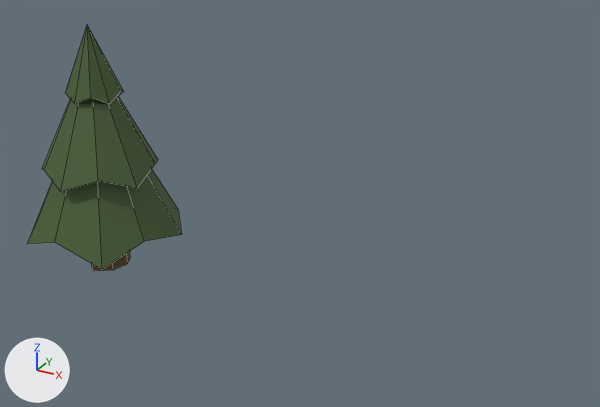
One commit to the FBX model Assets/assets/Modèles 3D/arbres/sapin.fbx: the scene before it, then after it.
Rendered twice from a camera (50 mm lens) standing at (62.3, -27.1, 17.7) and looking at (47.4, 0.0, 4.1). Every picture has the same lights, and +X, +Y and +Z are marked at lower left. Mesh edges are drawn as thin lines.

Before the edit, the objects in view are built like this:
```python
me_cube_004 = bpy.data.meshes.new('Cube.004')
me_cube_004.from_pydata(...)  # 50 vertices, 46 faces; spans x -5.2..5.3, y -5.1..5.6, z -0.1..17.3
# faces by material slot: [13, 33]
me_cube_004.materials.append(mat_matériau_001)  # brown #674f35
me_cube_004.materials.append(mat_matériau_003)  # dark green #455c31
ob_cube = bpy.data.objects.new('Cube', me_cube_004)
ob_cube.location = (37.03, -0.14, -0.98)
ob_cube.scale = (0.656, 0.656, 0.656)
```
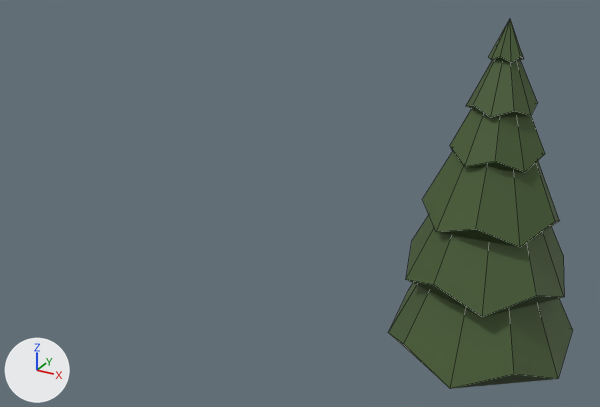
Edits to the scene script, one JSON object a line:
```json
{"block": "me_cube_004", "where": "# used by ob_cube; location = (37.03, -0.14, -0.98); scale = (0.656, 0.656, 0.656)"}
{"op": "remove", "block": "me_cube_004", "code": "me_cube_004.from_pydata(...)  # 50 vertices, 46 faces; spans x -5.2..5.3, y -5.1..5.6, z -0.1..17.3"}
{"op": "add", "block": "me_cube_004", "code": "me_cube_004.from_pydata(...)  # 83 vertices, 79 faces; spans x -1.1..0.8, y -1.2..0.8, z 0.0..3.9"}
{"block": "me_cube_004", "change": "me_cube_004 part 1: the loose piece of 11 vertices spanning x -4.0..4.3, y -4.2..3.9, z 7.0..15.6 is scaled about its middle by (0.245, 0.242, 0.263), then moved by (-0.2, -0.1, -9.9)"}
{"block": "me_cube_004", "change": "me_cube_004 part 2: the loose piece of 11 vertices spanning x -4.0..4.3, y -4.2..3.9, z 7.0..15.6 is copied, and the copy is turned 12.4 degrees about the z axis through its middle and scaled by 0.214, then moved by (-0.2, -0.1, -9.2); it spans x -1.0..0.7, y -1.1..0.6, z 1.1..3.0"}
{"block": "me_cube_004", "change": "me_cube_004 part 3: the loose piece of 11 vertices spanning x -1.8..1.9, y -1.9..1.9, z 12.3..17.3 is turned 49 degrees about the z axis through its middle and scaled by 0.242, then moved by (-0.1, -0.2, -11.8)"}
{"block": "me_cube_004", "change": "me_cube_004 part 4: the loose piece of 11 vertices spanning x -5.2..5.3, y -5.1..5.6, z 2.2..13.6 is turned 70.8 degrees about the z axis through its middle and scaled by 0.0635, then moved by (-0.2, -0.4, -4.6)"}
{"block": "me_cube_004", "change": "me_cube_004 part 5: the loose piece of 11 vertices spanning x -5.2..5.3, y -5.1..5.6, z 2.2..13.6 is copied, and the copy is turned 102.7 degrees about the z axis through its middle and scaled by 0.0313, then moved by (-0.2, -0.5, -4.2); it spans x -0.3..0.1, y -0.4..-0.1, z 3.5..3.9"}
{"block": "me_cube_004", "change": "me_cube_004 part 6: the loose piece of 17 vertices spanning x -1.3..1.5, y -2.0..1.3, z -0.1..14.2 is turned 70.4 degrees about the z axis through its middle and scaled by 0.193, then moved by (-0.1, 0.1, -5.7)"}
{"block": "me_cube_004", "change": "me_cube_004 part 7"}
{"block": "me_cube_004", "change": "11 vertices are added at x -0.8..0.6, y -0.9..0.5, z 1.8..3.4"}
{"block": "me_cube_004", "change": "11 new faces join them, mat_matériau_003 (dark green #455c31)"}
{"op": "set", "path": "ob_cube.location", "old": "(37.03, -0.14, -0.98)", "new": "(56.04, -0.24, -0.89)"}
{"op": "set", "path": "ob_cube.rotation_euler", "old": "(0.0, 0.0, 0.0)", "new": "(0.0, 0.0, -1.228)", "note": "degrees (0, 0, 0) -> degrees (0, 0, -70)"}
{"op": "set", "path": "ob_cube.scale", "old": "(0.656, 0.656, 0.656)", "new": "(3.4, 3.4, 3.4)"}
```

Where the change shows, as pixel boxes [x1, y1, x2, y2] in the pictures (600 x 407 px; the box of a moved part takes in the faces that stretch with it):
```json
{"object": "Cube", "change": "reshaped, moved, turned, rescaled", "before": [28, 25, 181, 271], "after": [388, 19, 573, 389]}
{"part": 1, "of": "me_cube_004", "change": "moved or reshaped", "before": [42, 97, 158, 192], "after": [388, 283, 573, 389]}
{"part": 2, "of": "me_cube_004", "change": "added", "after": [406, 216, 564, 317], "on screen": "green"}
{"part": 3, "of": "me_cube_004", "change": "moved or reshaped", "before": [65, 25, 124, 104], "after": [450, 109, 545, 172]}
{"part": 4, "of": "me_cube_004", "change": "moved or reshaped", "before": [28, 168, 181, 269], "after": [466, 60, 538, 117]}
{"part": 5, "of": "me_cube_004", "change": "added", "after": [489, 19, 524, 62], "on screen": "green"}
{"part": 6, "of": "me_cube_004", "change": "moved or reshaped", "before": [91, 251, 130, 271], "on screen": "not visible afterwards"}
{"part": 7, "of": "me_cube_004", "change": "added", "after": [423, 152, 559, 247], "on screen": "green"}
```
